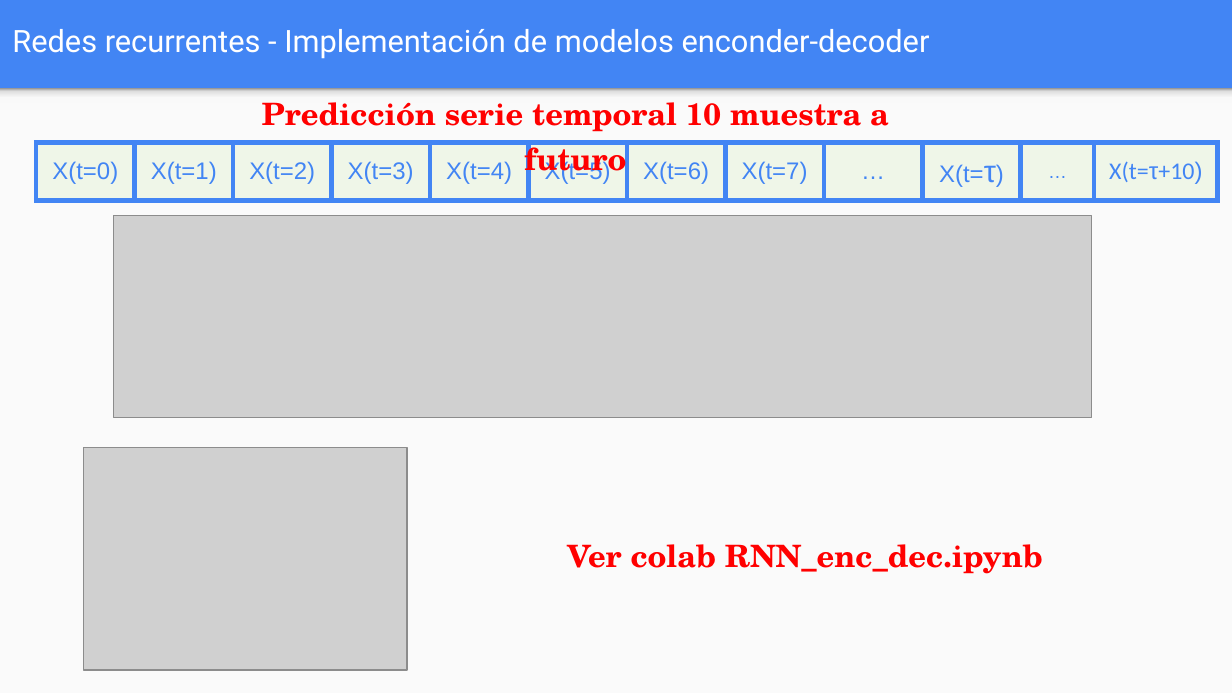
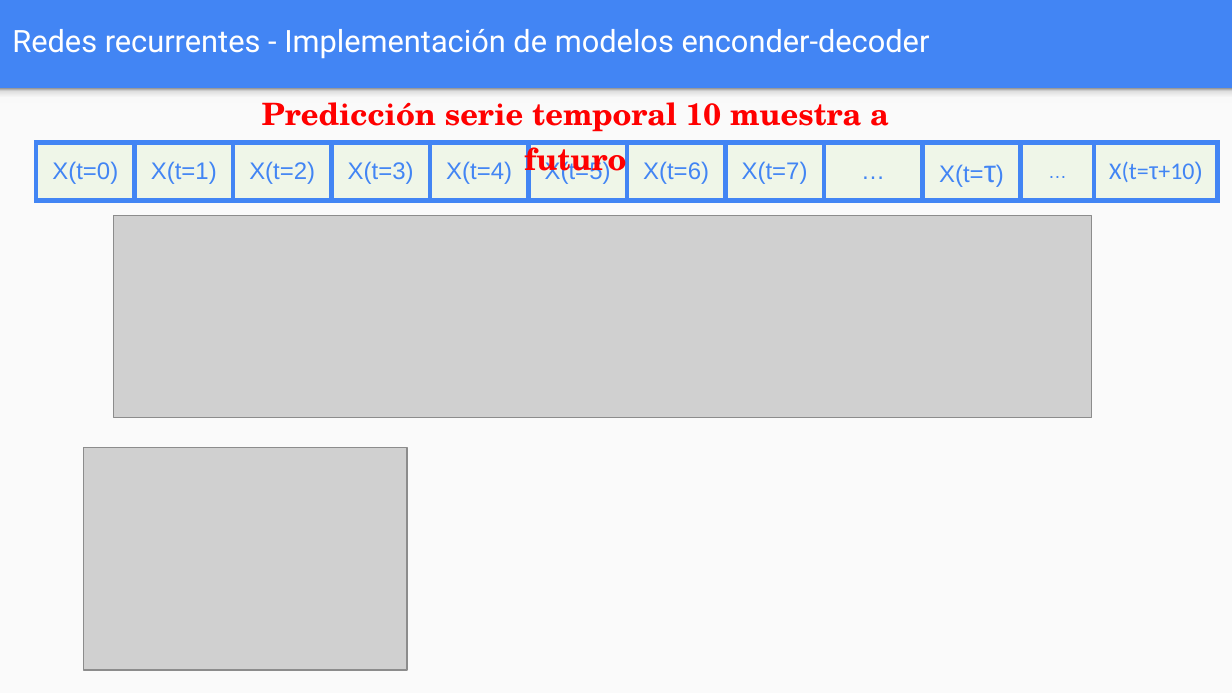
Before and after one commit to FIUBA-Posgrado-Inteligencia-Artificial/aprendizaje_profundo, a slide deck: slide 32 of clase_6/teoria/Clase_6.pptx. Drawn at 1232x693 pixels with LibreOffice and Linux fonts; fonts in the diff are those of the drawing; grey boxes stand for pictures. Boxes give left, top, right and bottom in pixels: in the first picture for what was removed or moved away, otherwise in the second. Text is boxed around its words. In the diff, an @@ line names an element or a change of style, - is before the commit and + after.

```diff
--- a/clase_6/teoria/Clase_6.pptx
+++ b/clase_6/teoria/Clase_6.pptx
@@ text removed at (x1=567, y1=544, x2=1043, y2=574) @@
-Ver colab RNN_enc_dec.ipynb
```
Also in this commit, not shown: 18 other slides changed, 1 other file.
